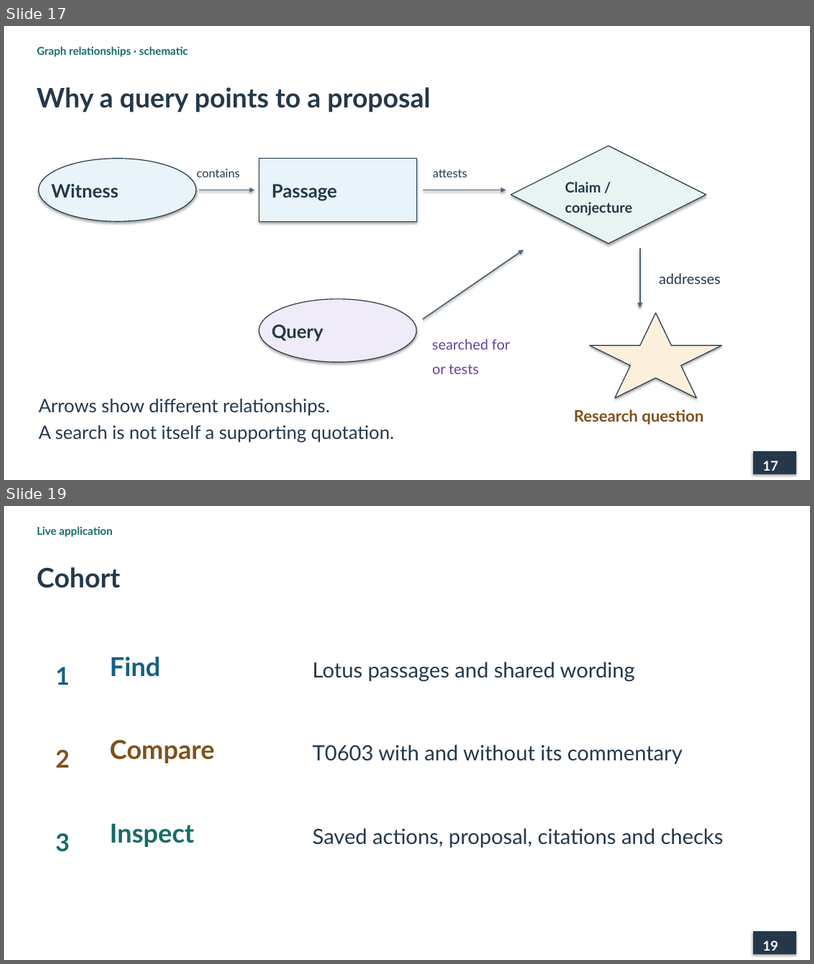
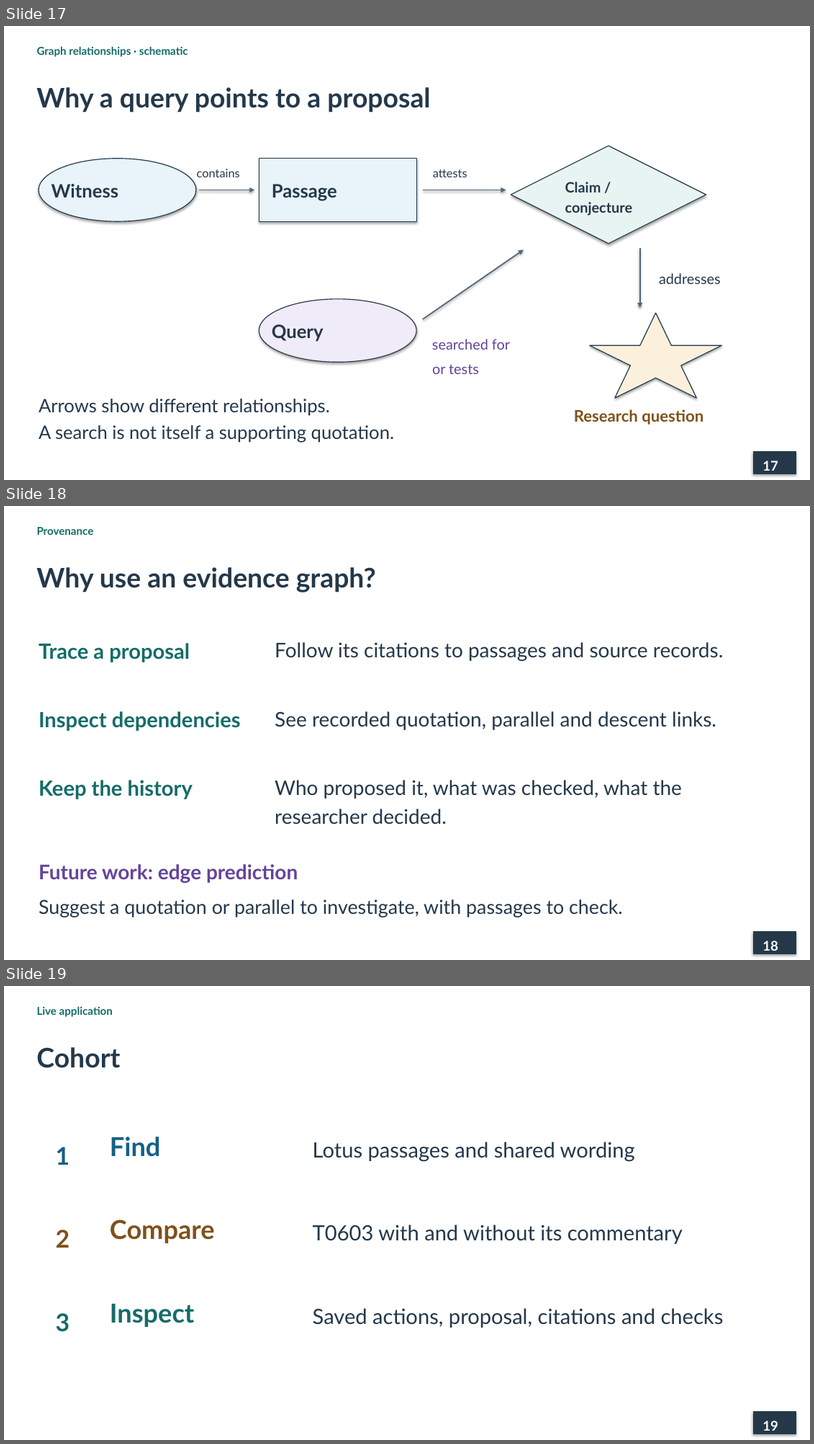
Before and after one commit to lopentu/cohort, a slide deck: docs/presentation/cohort-pnc-2026.pptx. Shown one above the other, each under a label of ours: slides 17 and 19 before the commit, slides 17, 18 and 19 after it; the slides between them are not shown. The pictures are 814x964 and 814x1444 pixels, drawn with LibreOffice and Linux fonts; fonts in the diff are those of the drawing. Boxes give left, top, right and bottom in pixels: in the first picture for what was removed or moved away, otherwise in the second. Text is boxed around its words. In the diff, an @@ line names an element or a change of style, - is before the commit and + after.

Commit message:
Explain evidence graph provenance benefits and future link prediction

```diff
--- a/docs/presentation/cohort-pnc-2026.pptx
+++ b/docs/presentation/cohort-pnc-2026.pptx
@@ slide 18 added at (x1=4, y1=506, x2=810, y2=960), background #FFFFFF @@
@@ text added at (x1=37, y1=527, x2=94, y2=535), 13 pt, text #146C68, bold @@
+Provenance
@@ text added at (x1=36, y1=567, x2=376, y2=592), 32 pt, text #24384A, bold @@
+Why use an evidence graph?
@@ text added at (x1=39, y1=643, x2=190, y2=662), 25 pt, text #146C68, bold @@
+Trace a proposal
@@ text added at (x1=275, y1=642, x2=724, y2=661), 24 pt, text #24384A @@
+Follow its citations to passages and source records.
@@ text added at (x1=39, y1=711, x2=241, y2=731), 25 pt, text #146C68, bold @@
+Inspect dependencies
@@ text added at (x1=275, y1=711, x2=717, y2=730), 24 pt, text #24384A @@
+See recorded quotation, parallel and descent links.
@@ text added at (x1=39, y1=780, x2=193, y2=799), 25 pt, text #146C68, bold @@
+Keep the history
@@ text added at (x1=275, y1=780, x2=682, y2=824), 24 pt, text #24384A @@
+Who proposed it, what was checked, what the researcher decided.
@@ text added at (x1=39, y1=864, x2=298, y2=883), 24 pt, text #65439A, bold @@
+Future work: edge prediction
@@ text added at (x1=39, y1=899, x2=623, y2=917), 23 pt, text #24384A @@
+Suggest a quotation or parallel to investigate, with passages to check.
@@ rectangle added at (x1=754, y1=932, x2=797, y2=953), fill #24384A, outline #24384A 1 pt @@
@@ text added at (x1=763, y1=940, x2=779, y2=950), 16 pt, text #FFFFFF, bold @@
+18
```
Also in this commit, not shown: 1 slide removed, 4 other files.
